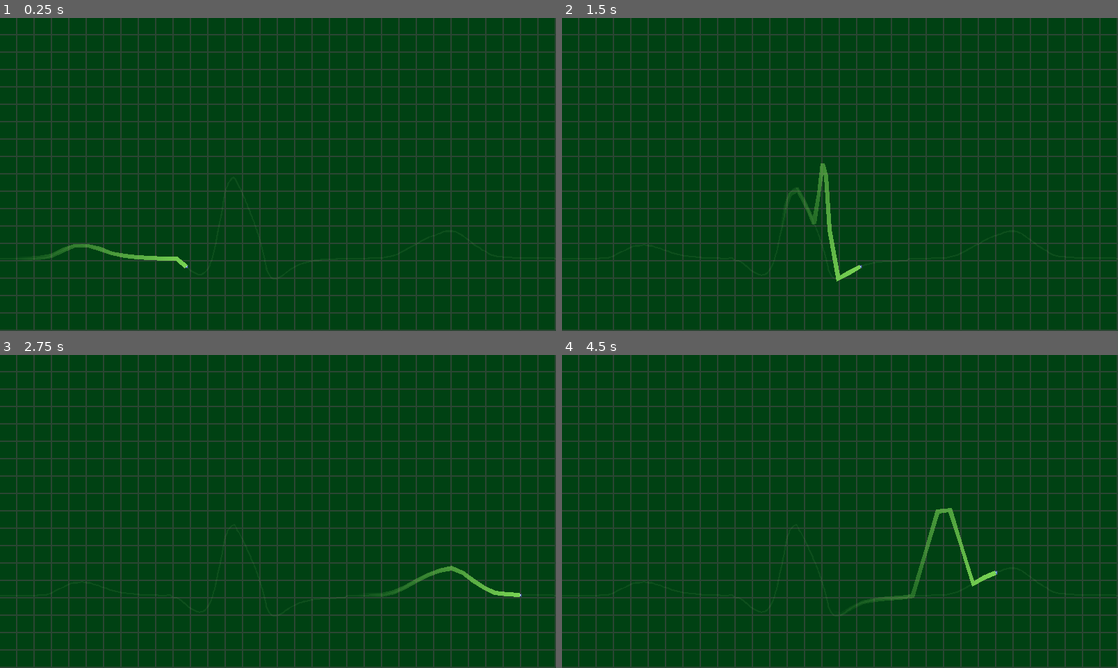
Above: before the commit, frames 1-4 (two rows, left to right).
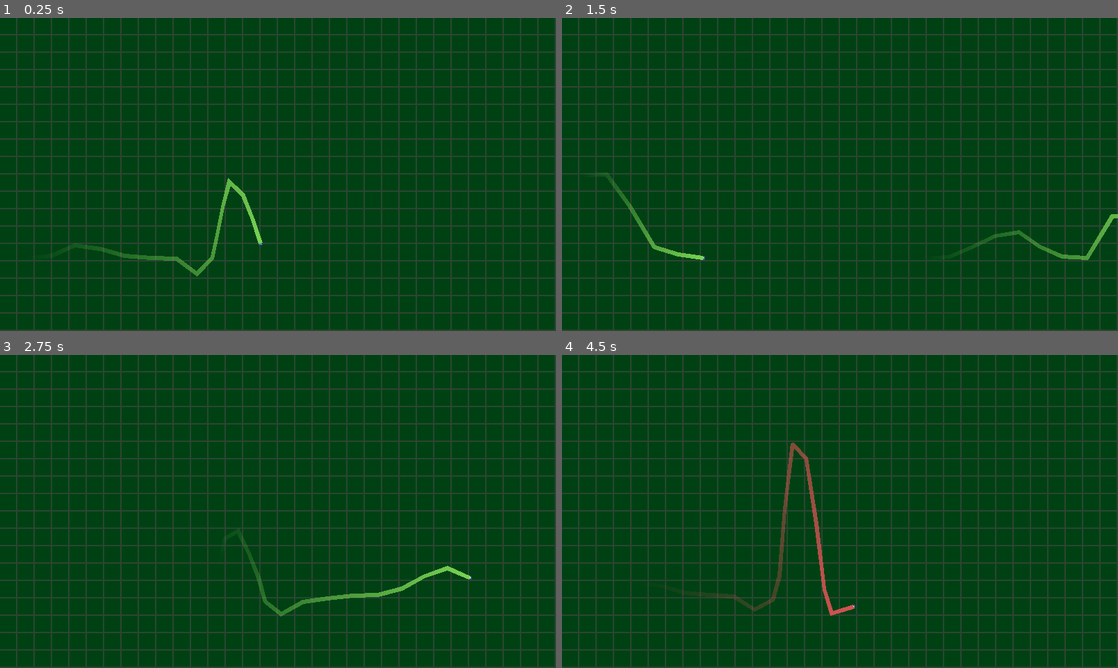
Above: after the commit, the same moments.

Repository: ShatReal/aoe-jam
Game: Godot game, scene res://scenes/minigames/ecg.tscn
Two runs of this game, one before a commit and one after it. Both use one fixed random seed, a clock stepped at 60 frames per second and the inputs below. The engine's default icon, where the game draws it, is replaced by a stand-in: a white triangle on a blue panel in a dark square. Sound files missing from this copy of the repository are replaced by a short silence.
Inputs (mouse positions are in pixels of both pictures, inside the frame that each line leads up to):
- Up to frame 1 (0.25 s): no input
- Up to frame 2 (1.5 s): tap Enter (ui_accept) at 0.5, 0.77 s; move the mouse to (962, 158) at 0.52 s; hold Space (interact) 0.53-1.28 s; hold D (right) from 0.53 s (still down); click (962, 158) at 0.67 s; move the mouse to (728, 190) at 1.27 s; tap Space (interact) at 1.35 s
- Up to frame 3 (2.75 s): tap Enter (ui_accept) at 1.52 s; move the mouse to (333, 442) at 2.02 s; release D (right) at 2.03 s; hold A (left) from 2.03 s (still down); hold Space (interact) from 2.03 s (still down)
- Up to frame 4 (4.5 s): move the mouse to (812, 574) at 2.77 s; release A (left) at 2.78 s; release Space (interact) at 2.78 s; hold D (right) 2.78-4.28 s; tap Space (interact) at 2.85, 4.35 s; click (812, 574) at 2.92 s; tap Enter (ui_accept) at 3.02, 3.77 s; move the mouse to (1006, 558) at 3.52 s; hold Space (interact) 3.53-4.28 s; move the mouse to (673, 464) at 4.27 s; hold A (left) from 4.28 s (still down)

The runs differ from the first frame. In frame 1, 0.8% of the frame differs, in the area x 5-48%, y 51-83%; in frame 2, 1.3%; in frame 3, 0.8%; in frame 4, 1.6%, in the area x 23-79%, y 28-84%.

Commit message:
11 minutes left

Diff:
--- a/scenes/minigames/Player.gd
+++ b/scenes/minigames/Player.gd
@@ -17,7 +17,7 @@
 
 var current = 0
 var current_gradient = 0
-var tolerance = 0.1
+var tolerance = 0.25
 
 var hit_counter = 0
 var miss_counter = 0
--- a/scenes/minigames/ec2g.tscn
+++ b/scenes/minigames/ec2g.tscn
@@ -25,6 +25,10 @@
 [sub_resource type="CircleShape2D" id=4]
 radius = 5.0
 
+[sub_resource type="Gradient" id=10]
+
+[sub_resource type="Gradient" id=11]
+
 [sub_resource type="CircleShape2D" id=5]
 radius = 2.0
 
@@ -32,6 +36,9 @@
 
 [sub_resource type="Gradient" id=7]
 colors = PoolColorArray( 0.45098, 0.756863, 0.337255, 0, 0.45098, 0.756863, 0.337255, 1 )
+
+[sub_resource type="PhysicsMaterial" id=9]
+bounce = 1.0
 
 [sub_resource type="RectangleShape2D" id=8]
 extents = Vector2( 12000, 1000 )
@@ -55,7 +62,6 @@
 region_rect = Rect2( 0, 0, 480, 270 )
 
 [node name="BackgroundLine" type="Line2D" parent="."]
-visible = false
 position = Vector2( 0, 140 )
 width = 2.0
 default_color = Color( 0.709804, 0.929412, 0.529412, 0.0745098 )
@@ -145,7 +151,10 @@
 polygon = PoolVector2Array( 32, -32, 32, 32, -32, 32, -32, -32, 31, -32 )
 
 [node name="KinematicBody2D2" type="KinematicBody2D" parent="."]
+visible = false
 script = ExtResource( 9 )
+gradient1 = SubResource( 10 )
+gradient2 = SubResource( 11 )
 
 [node name="Sprite" type="Sprite" parent="KinematicBody2D2"]
 scale = Vector2( 0.2, 0.2 )
@@ -176,6 +185,7 @@
 grad = SubResource( 7 )
 
 [node name="StaticBody2D" type="StaticBody2D" parent="."]
+physics_material_override = SubResource( 9 )
 
 [node name="CollisionShape2D" type="CollisionShape2D" parent="StaticBody2D"]
 position = Vector2( 268.884, 1150.75 )
--- a/scenes/minigames/ecg.tscn
+++ b/scenes/minigames/ecg.tscn
@@ -55,6 +55,7 @@
 region_rect = Rect2( 0, 0, 480, 270 )
 
 [node name="BackgroundLine" type="Line2D" parent="."]
+visible = false
 position = Vector2( 0, 540 )
 width = 5.0
 default_color = Color( 0.709804, 0.929412, 0.529412, 0.0745098 )
@@ -74,6 +75,7 @@
 bgline_path = NodePath("../../BackgroundLine")
 scaling = 350
 play = true
+bpm = 128
 progress = 1.0
 
 [node name="Player" type="KinematicBody2D" parent="Path2D/PathFollow2D"]
Not shown: 1 places in scenes/minigames/ec2g.tscn that only renumber resources
